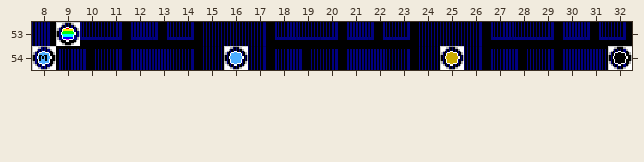
A Tiled map gets an edit: LEVELS/LEVEL DATA/lvlset_A/test9.tmx. That is the earlier state.
Cells are 16x16 px. Shown: x 8..32, y 53..54.
Now the later version:
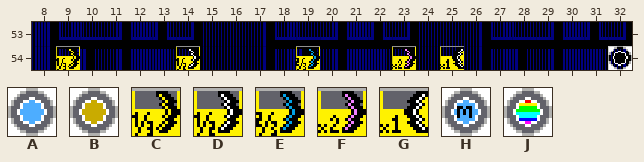
Key: from "sprites": A 5, B 11, C 95, D 96, E 97, F 98, G 99, H 123, J 125.
_ is an empty cell.
What changed:
Layer "SP":
y 53: x 9 J -> _
y 54: x 8..9 H_ -> _C; x 14 _ -> D; x 16 A -> _; x 19 _ -> E; x 23 _ -> F; x 25 B -> G
Changed places in both pictures, as pixel boxes (x1, y1, x2, y2):
changed: (32, 22, 80, 70)
added: (176, 46, 200, 70)
removed: (224, 46, 248, 70)
added: (296, 46, 320, 70)
added: (392, 46, 416, 70)
changed: (440, 46, 464, 70)
